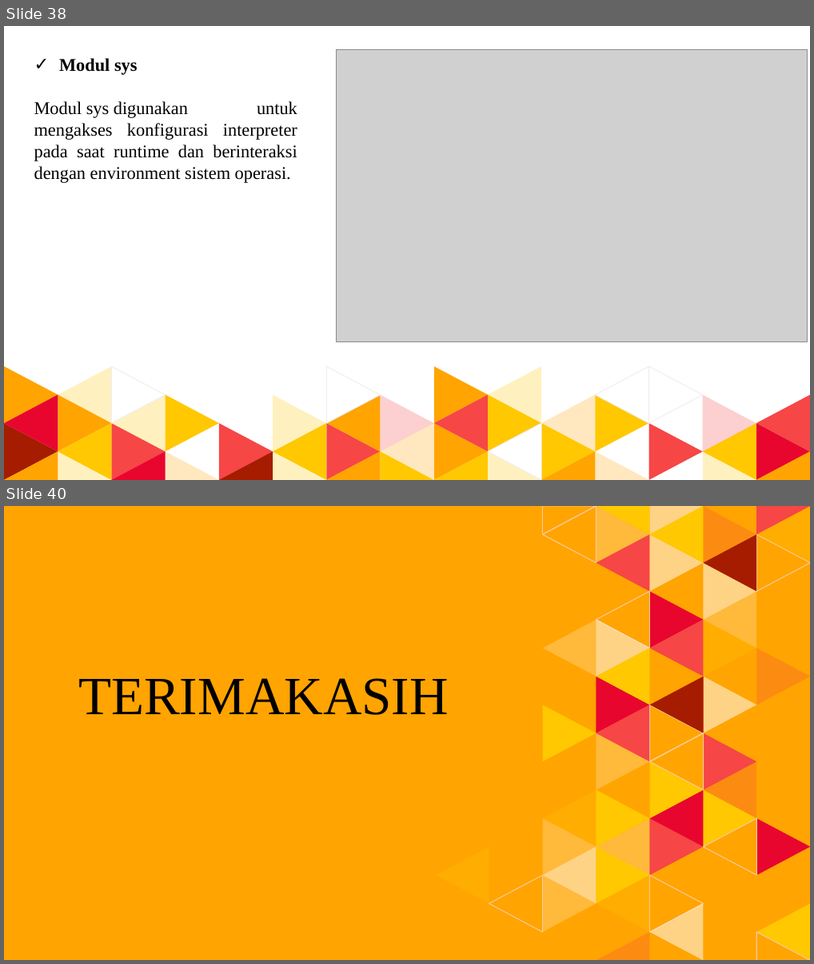
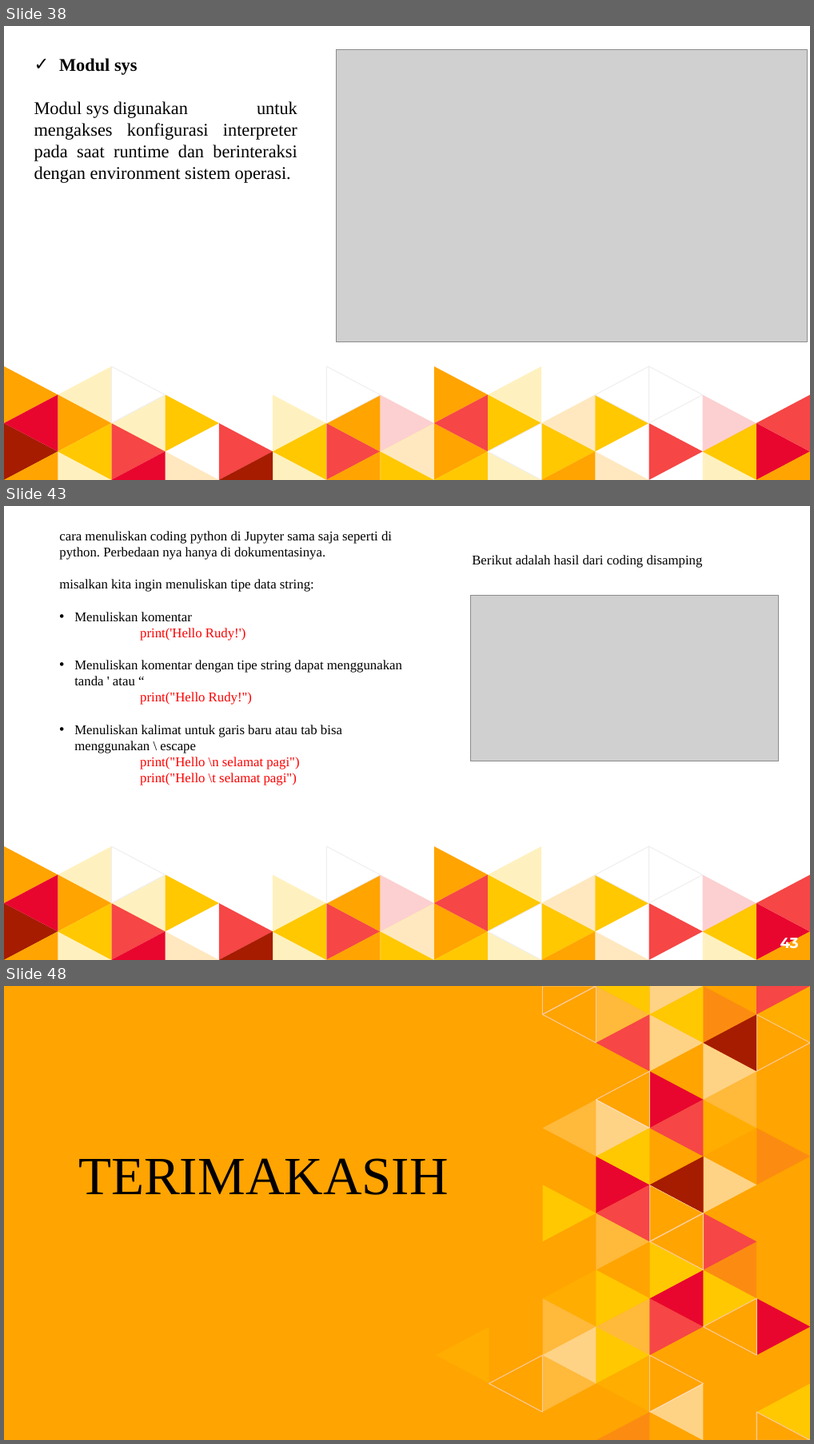
Before and after one commit to dimasaripratama/Pengantar-Deep-Learning, a slide deck: Tugas 1/DimasAriPratama_51415918_4IA17.pptx. Shown one above the other, each under a label of ours: slides 38 and 40 before the commit, slides 38, 43 and 48 after it; the slides between them are not shown. The pictures are 814x964 and 814x1444 pixels, drawn with LibreOffice and Linux fonts; fonts in the diff are those of the drawing; grey boxes stand for pictures. Boxes give left, top, right and bottom in pixels: in the first picture for what was removed or moved away, otherwise in the second. Text is boxed around its words. In the diff, an @@ line names an element or a change of style, - is before the commit and + after.

```diff
--- a/Tugas 1/DimasAriPratama_51415918_4IA17.pptx
+++ b/Tugas 1/DimasAriPratama_51415918_4IA17.pptx
@@ slide 43 added at (4,506,810,960), background #FFFFFF; not listed: 48 template elements that a slide beside it also shows @@
@@ text added at (59,531,402,785), 12 pt, text #000000 @@
+cara menuliskan coding python di Jupyter sama saja seperti di python. Perbedaan nya hanya di dokumentasinya.
+misalkan kita ingin menuliskan tipe data string:
+• Menuliskan komentar
+print('Hello Rudy!')
+• Menuliskan komentar dengan tipe string dapat menggunakan tanda ' atau “
+print("Hello Rudy!")
+• Menuliskan kalimat untuk garis baru atau tab bisa menggunakan \ escape
+print("Hello \n selamat pagi")
+print("Hello \t selamat pagi")
@@ text added at (472,555,703,568), 12 pt, text #000000 @@
+Berikut adalah hasil dari coding disamping
@@ picture added at (471,595,779,761) @@
@@ page number added at (781,933,799,952), 13 pt, text #FFFFFF, bold @@
+43
@@ what was slide 40 is now slide 48 @@
```
Also in this commit, not shown: 1 slide changed, 7 other slides added.
